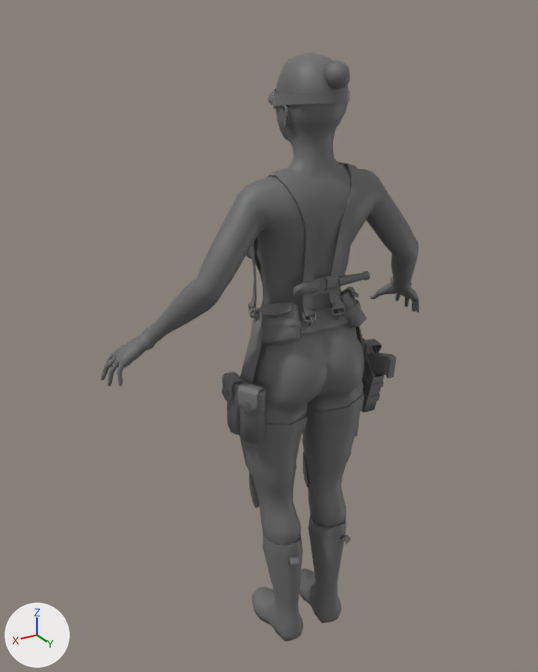
Before and after pictures for a commit that changed the FBX model Assets/Models/amanda/Amanda/amandaModel.fbx.
Both versions are drawn from a 50 mm camera at (1.32, 1.95, 2.23) aimed at (0.08, -0.12, 1.19). Lighting does not change. The marker at lower left points along +X, +Y and +Z. Where no turn or scale is listed for an object, it has been applied to the vertices.

Names of what the first picture shows: 'base', 'clip', 'goggles', 'knife', 'mesh'.
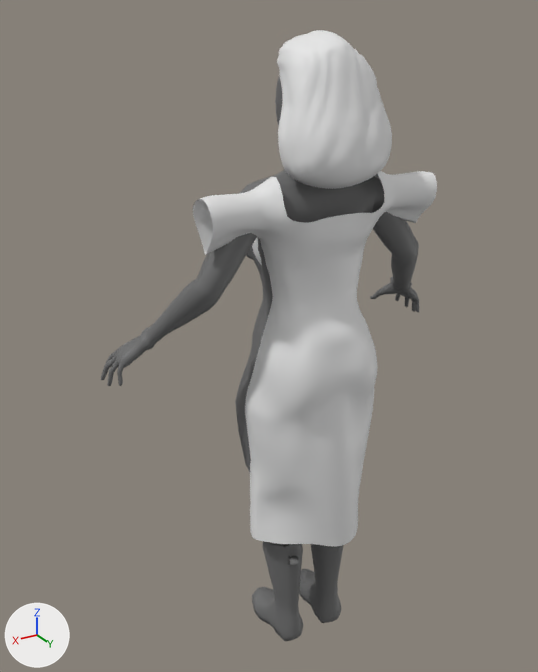
What the commit changed:
me_mesh_005 is used by ob_mesh; location (0.0, -0.005, 0.0).
me_mesh_005 had 6765 vertices, 6832 faces and spanned x -0.66..0.66, y -0.27..0.17, z -0.02..2.12.
me_mesh_005 now has 4380 vertices, 4508 faces and spans x -0.66..0.66, y -0.27..0.15, z -0.02..2.12.
me_mesh_005 part 1: 34 loose pieces with 2333 vertices, spanning x -0.32..0.3, y -0.17..0.17, z 0.51..2.11, are deleted.
Part 2, on me_mesh_005:
52 vertices are removed from x -0.27..0.27, y -0.15..0.09, z 0.87..0.99.
78 faces are deleted.
18 new faces join them.
Mesh me_plane is new.
It has 4914 vertices, 4832 faces and spans x -0.41..0.425, y -0.138..0.235, z -0.398..0.914.
Mesh me_mesh_1 is new.
It has 3586 vertices, 3584 faces and spans x -0.188..0.174, y -0.111..0.194, z -0.267..0.168.
Object 'base' (ob_base) is deleted.
Object 'knife' (ob_knife) is deleted.
Object 'goggles' (ob_goggles) is deleted.
Object 'clip' (ob_clip) is deleted.
Object 'Amanda Dress' (ob_amanda_dress) is new; it shows me_plane.
Its location is (0.0, 0.0, 0.882).
Object 'Amanda Hair' (ob_amanda_hair) is new; it shows me_mesh_1.
Its location is (0.0, 0.045, 2.019).

Changed parts and their boxes (x1, y1, x2, y2) in the pictures (538 x 672 px):
'mesh', reshaped
    before: (101, 53, 419, 641)
    after: (101, 75, 419, 641)
'Amanda Dress', added
    after: (193, 171, 437, 546)
'Amanda Hair', added
    after: (277, 30, 392, 189)
'goggles', deleted
    before: (268, 88, 350, 109)
'base', deleted
    before: (355, 346, 395, 436)
'knife', deleted
    before: (319, 271, 370, 290)
'clip', deleted
    before: (386, 357, 396, 378)
part 1 of me_mesh_005, deleted
    before: (222, 60, 384, 508)
part 2 of me_mesh_005, cut back
    before: (265, 392, 364, 440)
    after: (235, 402, 247, 428)
